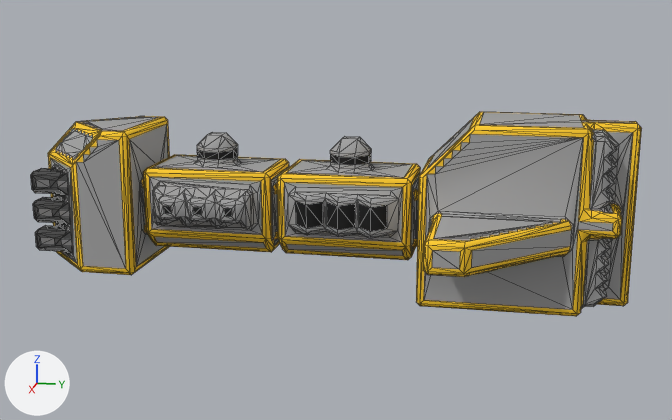
Renders of the OBJ model src/jsMain/resources/meshes/mechyrdia-4-civitas-class.obj from each side of a commit.
Before and after are seen from a 50 mm lens placed at (116.7, 24.9, 39.5), pointed at (0.0, 1.5, 10.3). Lighting does not change. The marker at lower left points along +X, +Y and +Z. Mesh edges are drawn as thin lines. Where no turn or scale is listed for an object, it has been applied to the vertices.

In view in the first picture: 'mechyrdia-4-civitas-class'.
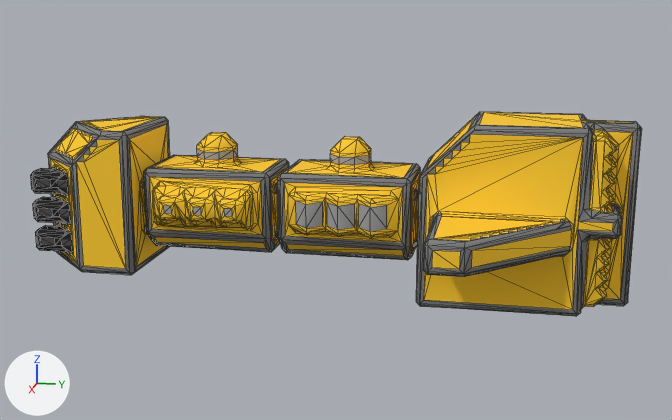
Changed parts and their boxes (x1, y1, x2, y2) in the pictures (672 x 420 px; the box of a moved part takes in the faces that stretch with it):
```json
{"part": 1, "of": "me_mechyrdia_4_civitas_class", "change": "moved or reshaped", "before": [53, 131, 101, 268], "after": [64, 132, 92, 235]}
{"part": 2, "of": "me_mechyrdia_4_civitas_class", "change": "moved or reshaped", "before": [331, 126, 475, 172], "after": [331, 133, 471, 238]}
{"part": 3, "of": "me_mechyrdia_4_civitas_class", "change": "cut back", "before": [469, 172, 612, 290], "after": [469, 221, 571, 247]}
{"part": 4, "of": "me_mechyrdia_4_civitas_class", "change": "moved or reshaped", "before": [219, 136, 233, 148], "on screen": "not visible afterwards"}
{"part": 5, "of": "me_mechyrdia_4_civitas_class", "change": "surface changed", "before": [31, 112, 642, 316], "after": [31, 112, 642, 316], "on screen": "grey to yellow"}
```

Scene script edits in JSON lines:
```json
{"block": "me_mechyrdia_4_civitas_class", "where": "# used by ob_mechyrdia_4_civitas_class; location = (0.0, 0.0, 0.0)"}
{"op": "remove", "block": "me_mechyrdia_4_civitas_class", "code": "me_mechyrdia_4_civitas_class.from_pydata(...)  # 2015 vertices, 3694 faces; spans x -18.5..18.5, y -39.0..39.0, z 0.0..23.0"}
{"op": "add", "block": "me_mechyrdia_4_civitas_class", "code": "me_mechyrdia_4_civitas_class.from_pydata(...)  # 2010 vertices, 3684 faces; spans x -18.5..18.5, y -39.0..39.0, z 0.0..23.0"}
{"block": "me_mechyrdia_4_civitas_class", "change": "me_mechyrdia_4_civitas_class part 1: 2 vertices moved from x -3.8..-3.7, y -35.5, z 7.2..11.7 to x -4.0, y -35.3, z 7.2..11.7; 11 vertices removed from x -4.0..7.5, y -38.0..-28.5, z 2.5..20.2; 8 vertices added at x -5.0..6.8, y -35.5..-29.5, z 3.7..20.2"}
{"block": "me_mechyrdia_4_civitas_class", "change": "me_mechyrdia_4_civitas_class part 2: 1 vertex moved from x 2.0, y 2.0, z 18.5 to x 1.0, y 1.5, z 19.0; 2 vertices removed from x -7.0..6.5, y 1.0..15.5, z 9.5..18.5; 5 vertices added at x -2.0..8.0, y 4.0..14.5, z 9.5..18.5"}
{"block": "me_mechyrdia_4_civitas_class", "change": "me_mechyrdia_4_civitas_class part 3: 2 vertices moved from x -9.5..12.5, y 25.5..28.5, z 8.5..11.5 to x -17.5..8.5, y 20.5..29.5, z 8.5..11.5; 5 vertices removed from x -2.0..2.0, y 35.0..35.5, z 1.5..17.0"}
{"block": "me_mechyrdia_4_civitas_class", "change": "me_mechyrdia_4_civitas_class part 4: 1 vertex removed from x 1.0, y -13.0, z 19.5; 1 vertex added at x -2.0, y -13.0, z 18.5"}
{"block": "me_mechyrdia_4_civitas_class", "change": "me_mechyrdia_4_civitas_class part 5: 3256 kept faces spanning x -18.5..18.5, y -39.0..39.0, z 0.0..23.0 get new texture (UV) coordinates"}
```
